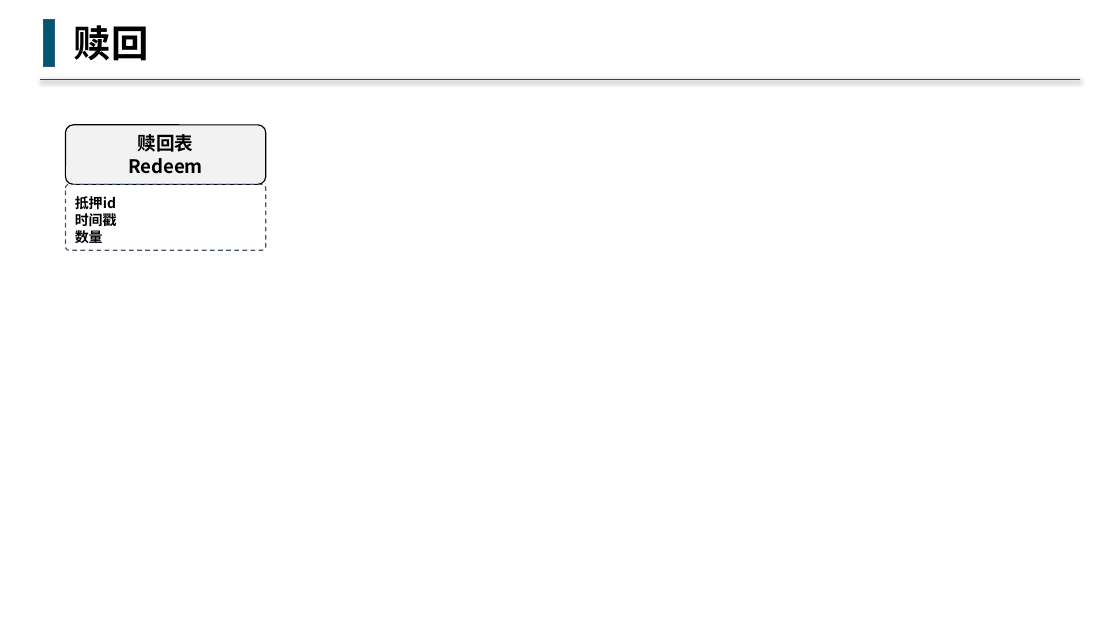
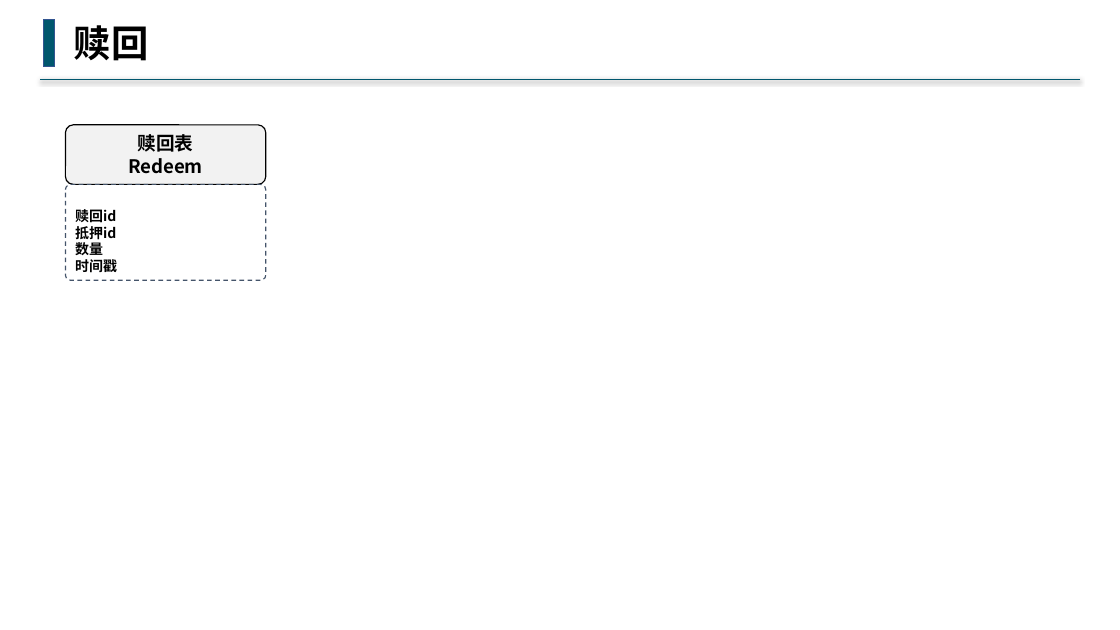
Before and after one commit to buddhachain/buddhaContract, a slide deck: slide 3 of doc/09.场外交易.pptx. Drawn at 1120x630 pixels with LibreOffice and Linux fonts; fonts in the diff are those of the drawing. Boxes give left, top, right and bottom in pixels: in the first picture for what was removed or moved away, otherwise in the second. Text is boxed around its words. In the diff, an @@ line names an element or a change of style, - is before the commit and + after.

```diff
--- a/doc/09.场外交易.pptx
+++ b/doc/09.场外交易.pptx
@@ rounded rectangle "赎回id" resized from (x1=66, y1=185, x2=266, y2=250) to (x1=66, y1=185, x2=266, y2=281) @@
@@ text in rounded rectangle at (x1=75, y1=209, x2=116, y2=222): paragraph added @@
+赎回id
@@ text in rounded rectangle at (x1=75, y1=228, x2=103, y2=246): paragraph removed @@
-数量
@@ text in rounded rectangle at (x1=75, y1=241, x2=103, y2=259): paragraph added @@
+数量
```
Also in this commit, not shown: 2 other slides changed, 1 other file.
